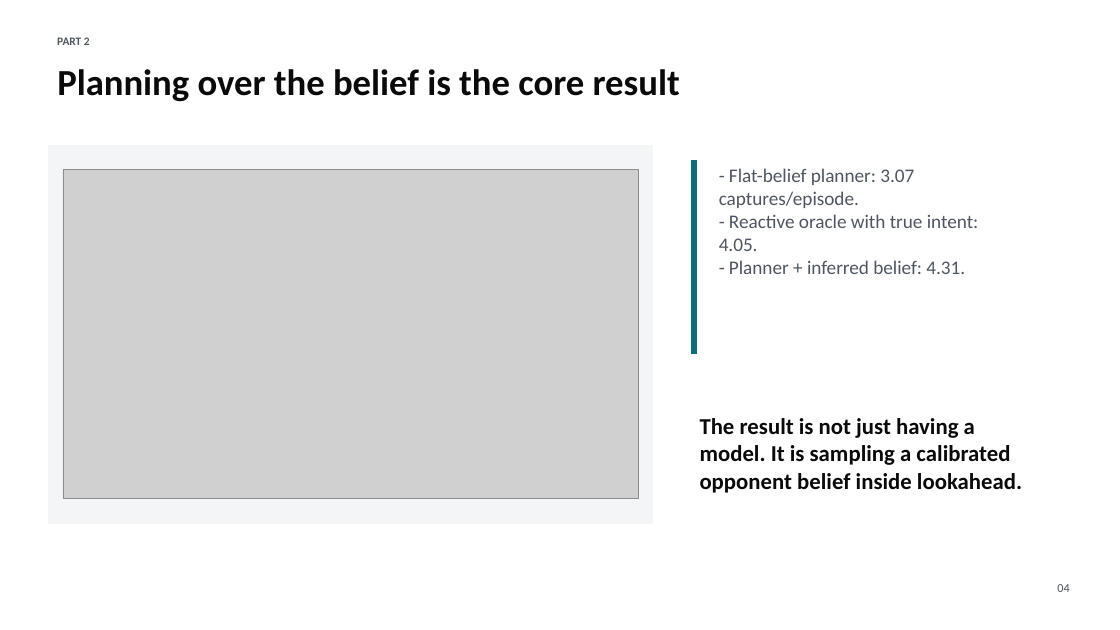
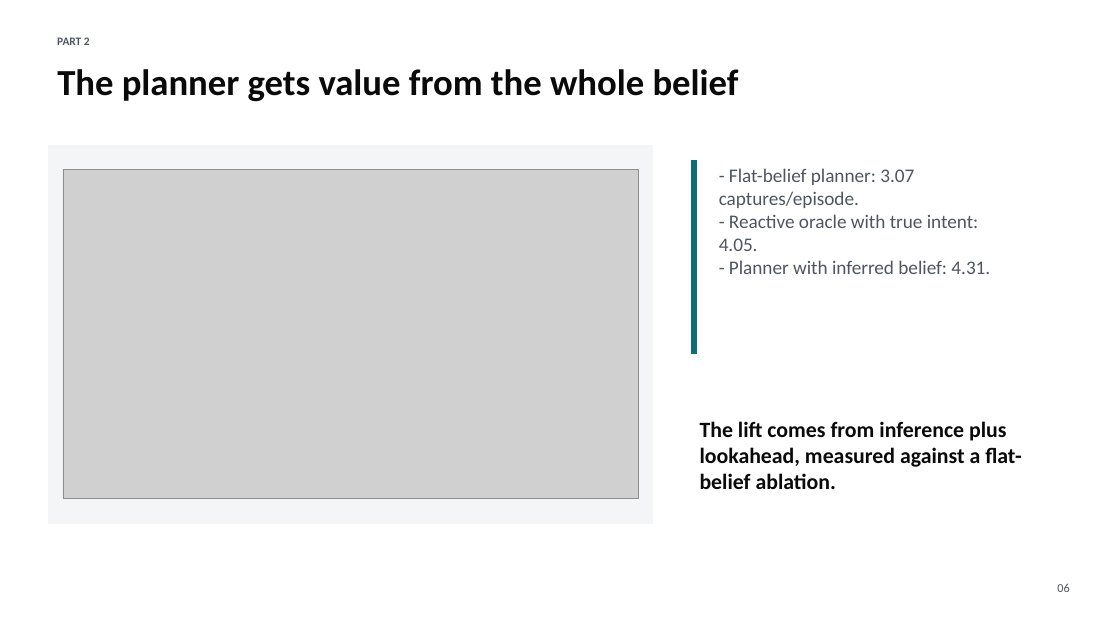
Before and after one commit to rlogger/marl-opp-aware, a slide deck: slide 6 of marl_opp_aware_results.pptx (slide 4 before the commit). Drawn at 1120x630 pixels with LibreOffice and Linux fonts; fonts in the diff are those of the drawing; grey boxes stand for pictures. Boxes give left, top, right and bottom in pixels: in the first picture for what was removed or moved away, otherwise in the second. Text is boxed around its words. In the diff, an @@ line names an element or a change of style, - is before the commit and + after.

```diff
--- a/marl_opp_aware_results.pptx
+++ b/marl_opp_aware_results.pptx
@@ text at (x1=57, y1=69, x2=739, y2=102): text changed @@
-Planning over the belief is the core result
+The planner gets value from the whole belief
@@ text at (x1=729, y1=260, x2=990, y2=274): text changed @@
-- Planner + inferred belief: 4.31.
+- Planner with inferred belief: 4.31.
@@ text at (x1=700, y1=421, x2=1021, y2=489): text changed; size 19.5 to 18.8 pt @@
-The result is not just having a model. It is sampling a calibrated opponent belief inside lookahead.
+The lift comes from inference plus lookahead, measured against a flat-belief ablation.
@@ text at (x1=1057, y1=583, x2=1069, y2=592): text changed @@
-04
+06
```
Also in this commit, not shown: 3 other slides changed, 9 slides added, 4 slides removed, 4 other files.
